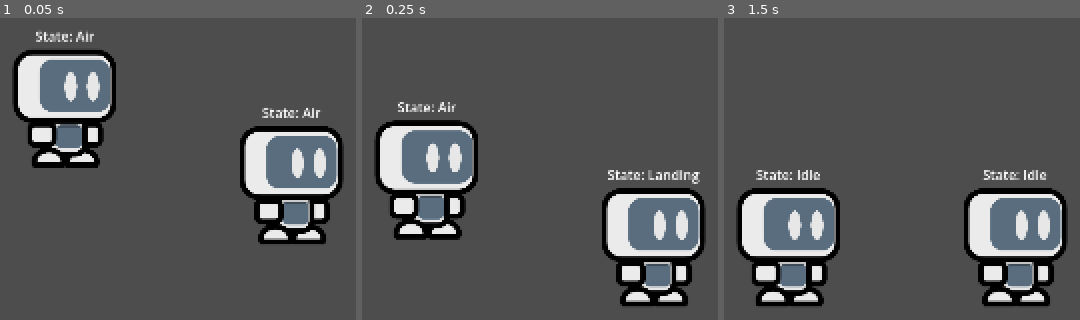
Above: before the commit, frames 1-3 (left to right).
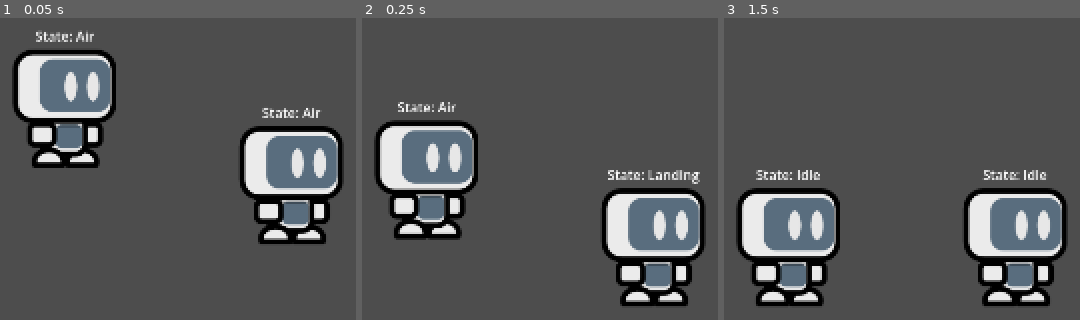
Above: after the commit, the same moments.

Repository: AcroPR/HyperStrikeDudes2D
Game: Godot game, scene res://src/stages/test_tea/stage.tscn
Two runs of this game, one before a commit and one after it. Both use one fixed random seed, a clock stepped at 60 frames per second and the inputs below.
Inputs (mouse positions are in pixels of both pictures, inside the frame that each line leads up to):
- Up to frame 1 (0.05 s): no input
- Up to frame 2 (0.25 s): no input
- Up to frame 3 (1.5 s): move the mouse to (outside the picture) at 0.52 s; click (outside the picture) at 0.67 s; tap Enter at 1.25 s; move the mouse to (outside the picture) at 1.27 s; click (outside the picture) at 1.42 s

The runs differ from the first frame. In frame 1, 1.0% of the frame differs, in the area x 5-95%, y 11-74%; in frame 2, 1.0%; in frame 3, 0.7%.

Commit message:
feat: Off screen marker

Diff:
--- a/src/fighters/0base/fighter.tscn
+++ b/src/fighters/0base/fighter.tscn
@@ -16,6 +16,10 @@
 [ext_resource type="Script" uid="uid://v2v1kuexnvnm" path="res://src/fighters/0base/states/defensive_options/state_block.gd" id="12_5xqg6"]
 [ext_resource type="Script" uid="uid://cqkapsaigwdv3" path="res://src/fighters/0base/states/defensive_options/state_roll.gd" id="13_ggk8k"]
 [ext_resource type="Script" uid="uid://8gladtr412ya" path="res://src/fighters/0base/states/defensive_options/state_air_dodge.gd" id="14_ffpro"]
+[ext_resource type="PackedScene" uid="uid://c22hdvtllxe2d" path="res://src/fighters/0base/off_screen_marker.tscn" id="17_kg1nh"]
+
+[sub_resource type="RectangleShape2D" id="RectangleShape2D_s7spp"]
+size = Vector2(98, 138)
 
 [sub_resource type="RectangleShape2D" id="RectangleShape2D_j5tfj"]
 size = Vector2(150, 64)
@@ -23,8 +27,8 @@
 [sub_resource type="RectangleShape2D" id="RectangleShape2D_p8qh6"]
 size = Vector2(132, 54)
 
-[sub_resource type="RectangleShape2D" id="RectangleShape2D_s7spp"]
-size = Vector2(98, 138)
+[sub_resource type="ViewportTexture" id="ViewportTexture_kg1nh"]
+viewport_path = NodePath("../SubViewportContainer/SubViewport")
 
 [sub_resource type="Animation" id="Animation_3f8t4"]
 resource_name = "Idle"
@@ -122,38 +126,70 @@
 airState = NodePath("../../AirMovement/Air")
 landingState = NodePath("../../GroundMovement/Landing")
 
-[node name="Model" type="Node2D" parent="." unique_id=240743938]
-
-[node name="Sprite2D" type="Sprite2D" parent="Model" unique_id=1124190998]
+[node name="SubViewportContainer" type="SubViewportContainer" parent="." unique_id=1731486011]
+anchors_preset = 8
+anchor_left = 0.5
+anchor_top = 0.5
+anchor_right = 0.5
+anchor_bottom = 0.5
+offset_left = -256.0
+offset_top = -256.0
+offset_right = 256.0
+offset_bottom = 256.0
+grow_horizontal = 2
+grow_vertical = 2
+
+[node name="SubViewport" type="SubViewport" parent="SubViewportContainer" unique_id=602887235]
+transparent_bg = true
+handle_input_locally = false
+canvas_item_default_texture_filter = 4
+render_target_update_mode = 4
+
+[node name="OffScreenCamera2D" type="Camera2D" parent="SubViewportContainer/SubViewport" unique_id=868070237]
+position = Vector2(256, 256)
+
+[node name="Model" type="Node2D" parent="SubViewportContainer/SubViewport/OffScreenCamera2D" unique_id=240743938]
+
+[node name="Sprite2D" type="Sprite2D" parent="SubViewportContainer/SubViewport/OffScreenCamera2D/Model" unique_id=1124190998]
 scale = Vector2(0.5, 0.5)
 texture = ExtResource("2_oew5a")
 
-[node name="Hitboxes" type="Node2D" parent="Model" unique_id=1486285204]
-
-[node name="Hurtboxes" type="Node2D" parent="Model" unique_id=1479151901]
-
-[node name="Hurtbox" type="Area2D" parent="Model/Hurtboxes" unique_id=1489190511]
+[node name="CollisionShape2D" type="CollisionShape2D" parent="." unique_id=1928045644]
+shape = SubResource("RectangleShape2D_s7spp")
+debug_color = Color(0.87058824, 0.3529412, 0, 0.41960785)
+
+[node name="ModelCollisions" type="Node2D" parent="." unique_id=1051216412]
+
+[node name="Hitboxes" type="Node2D" parent="ModelCollisions" unique_id=1893075805]
+
+[node name="Hurtboxes" type="Node2D" parent="ModelCollisions" unique_id=859993842]
+
+[node name="Hurtbox" type="Area2D" parent="ModelCollisions/Hurtboxes" unique_id=1949043395]
 collision_layer = 16
 collision_mask = 8
 
-[node name="CollisionShape2D" type="CollisionShape2D" parent="Model/Hurtboxes/Hurtbox" unique_id=1557493030]
+[node name="CollisionShape2D" type="CollisionShape2D" parent="ModelCollisions/Hurtboxes/Hurtbox" unique_id=1134511638]
 shape = SubResource("RectangleShape2D_j5tfj")
 debug_color = Color(0, 0.6465699, 0.24130636, 0.41960785)
 
-[node name="LedgeGrabBox" type="Area2D" parent="Model" unique_id=666063738]
+[node name="LedgeGrabBox" type="Area2D" parent="ModelCollisions" unique_id=587669210]
 position = Vector2(66, -59)
 collision_layer = 0
 collision_mask = 128
 
-[node name="CollisionShape2D" type="CollisionShape2D" parent="Model/LedgeGrabBox" unique_id=1932363277]
+[node name="CollisionShape2D" type="CollisionShape2D" parent="ModelCollisions/LedgeGrabBox" unique_id=537149702]
 shape = SubResource("RectangleShape2D_p8qh6")
 
-[node name="LedgePosition" type="Marker2D" parent="Model" unique_id=365776031]
+[node name="LedgePosition" type="Marker2D" parent="ModelCollisions" unique_id=69393433]
 position = Vector2(66, -59)
 
-[node name="CollisionShape2D" type="CollisionShape2D" parent="." unique_id=1928045644]
-shape = SubResource("RectangleShape2D_s7spp")
-debug_color = Color(0.87058824, 0.3529412, 0, 0.41960785)
+[node name="OffScreenMarker" parent="." unique_id=1581201541 node_paths=PackedStringArray("parent") instance=ExtResource("17_kg1nh")]
+position = Vector2(0, -134)
+onScreenOffset = Vector2(0.5, -134)
+parent = NodePath("..")
+
+[node name="Sprite2D" parent="OffScreenMarker" index="1" unique_id=1817361776]
+texture = SubResource("ViewportTexture_kg1nh")
 
 [node name="StateLabel" type="Label" parent="." unique_id=466181871]
 anchors_preset = 8
@@ -173,5 +209,7 @@
 [node name="AnimationPlayer" type="AnimationPlayer" parent="." unique_id=221741732]
 libraries/ = SubResource("AnimationLibrary_j1xik")
 
-[connection signal="area_entered" from="Model/Hurtboxes/Hurtbox" to="." method="_on_hurtbox_area_entered"]
-[connection signal="area_entered" from="Model/LedgeGrabBox" to="." method="_on_ledge_grab_box_area_entered"]
+[connection signal="area_entered" from="ModelCollisions/Hurtboxes/Hurtbox" to="." method="_on_hurtbox_area_entered"]
+[connection signal="area_entered" from="ModelCollisions/LedgeGrabBox" to="." method="_on_ledge_grab_box_area_entered"]
+
+[editable path="OffScreenMarker"]
--- /dev/null
+++ b/src/fighters/0base/off_screen_marker.tscn
@@ -0,0 +1,15 @@
+[gd_scene format=3 uid="uid://c22hdvtllxe2d"]
+
+[ext_resource type="Script" uid="uid://kr3kxqr2r1gg" path="res://src/fighters/0base/scripts/off_screen_marker.gd" id="1_e2vcb"]
+[ext_resource type="Texture2D" uid="uid://dy7g1lamkru3t" path="res://icon.svg" id="1_ulu1s"]
+
+[node name="OffScreenMarker" type="Node2D" unique_id=1581201541]
+script = ExtResource("1_e2vcb")
+
+[node name="SpriteBG" type="Sprite2D" parent="." unique_id=1283008723]
+scale = Vector2(0.5, 0.5)
+texture = ExtResource("1_ulu1s")
+
+[node name="Sprite2D" type="Sprite2D" parent="." unique_id=1817361776]
+scale = Vector2(0.5, 0.5)
+texture = ExtResource("1_ulu1s")
--- a/src/fighters/0base/scripts/fighter.gd
+++ b/src/fighters/0base/scripts/fighter.gd
@@ -27,8 +27,9 @@
 @export_range(0, 3) var playerID: int = 0
 
 @onready var inputComponent = $InputComponent
-@onready var ledgePosition: Marker2D = $Model/LedgePosition
-@onready var model = $Model
+@onready var ledgePosition: Marker2D = $ModelCollisions/LedgePosition
+@onready var model = $SubViewportContainer/SubViewport/OffScreenCamera2D/Model
+@onready var modelCollisions: Node2D = $ModelCollisions
 @onready var stateLabel = $StateLabel
 
 var airJumpCount: int = 0
@@ -57,9 +58,11 @@
 		[true,false]:
 			facingRight = false
 			model.scale.x = -1
+			modelCollisions.scale.x = -1
 		[false,true]:
 			facingRight = true
 			model.scale.x = 1
+			modelCollisions.scale.x = 1
 
 func _ready() -> void:
 	inputComponent.controllerID = playerID
@@ -69,8 +72,10 @@
 	match facingRight:
 		true:
 			model.scale.x = 1
+			modelCollisions.scale.x = 1
 		false:
 			model.scale.x = -1
+			modelCollisions.scale.x = -1
 
 func _process(delta: float) -> void:
 	stateMachine.process_frame(delta)
--- /dev/null
+++ b/src/fighters/0base/scripts/off_screen_marker.gd
@@ -0,0 +1,39 @@
+class_name OffScreenMarker
+extends Node2D
+
+@export var onScreenOffset: Vector2 = Vector2(0.5, -5)
+@export var parent: Node2D
+@export var screenMargin: float = 45.0
+
+@onready var sprite: Sprite2D = $Sprite2D
+
+var camera: Camera2D
+
+func _ready() -> void:
+	camera = get_viewport().get_camera_2d()
+	sprite.texture = parent.get_node("SubViewportContainer/SubViewport").get_texture()
+
+func _process(delta: float) -> void:
+	var targetGlobalPosition: Vector2 = parent.global_position
+	var viewportDimensions: Vector2 = get_viewport().get_visible_rect().size
+	var screenCoordinates: Vector2 = (targetGlobalPosition - camera.global_position) * camera.zoom + viewportDimensions * 0.5
+	var screenInsetRectangle: Rect2 = Rect2(Vector2.ZERO, viewportDimensions).grow(-screenMargin)
+
+	var targetDisplayPosition: Vector2
+	var targetDisplayRotation: float
+
+	if screenInsetRectangle.has_point(screenCoordinates):
+		visible = false
+		#targetDisplayPosition = targetGlobalPosition + onScreenOffset
+		#targetDisplayRotation = 0.0
+	else:
+		visible = true
+		var clampedX = clamp(screenCoordinates.x, screenMargin, viewportDimensions.x - screenMargin)
+		var clampedY = clamp(screenCoordinates.y, screenMargin, viewportDimensions.y - screenMargin)
+		var clampedScreenCoords: Vector2 = Vector2 (clampedX, clampedY)
+		targetDisplayPosition = camera.global_position + (clampedScreenCoords - viewportDimensions * 0.5) / camera.zoom
+		var vectorToTarget: Vector2 = targetGlobalPosition - targetDisplayPosition
+		targetDisplayRotation = vectorToTarget.angle() - PI * 0.5
+
+	global_position = targetDisplayPosition
+	rotation = targetDisplayRotation
Not shown, added: src/fighters/0base/scripts/off_screen_marker.gd.uid
